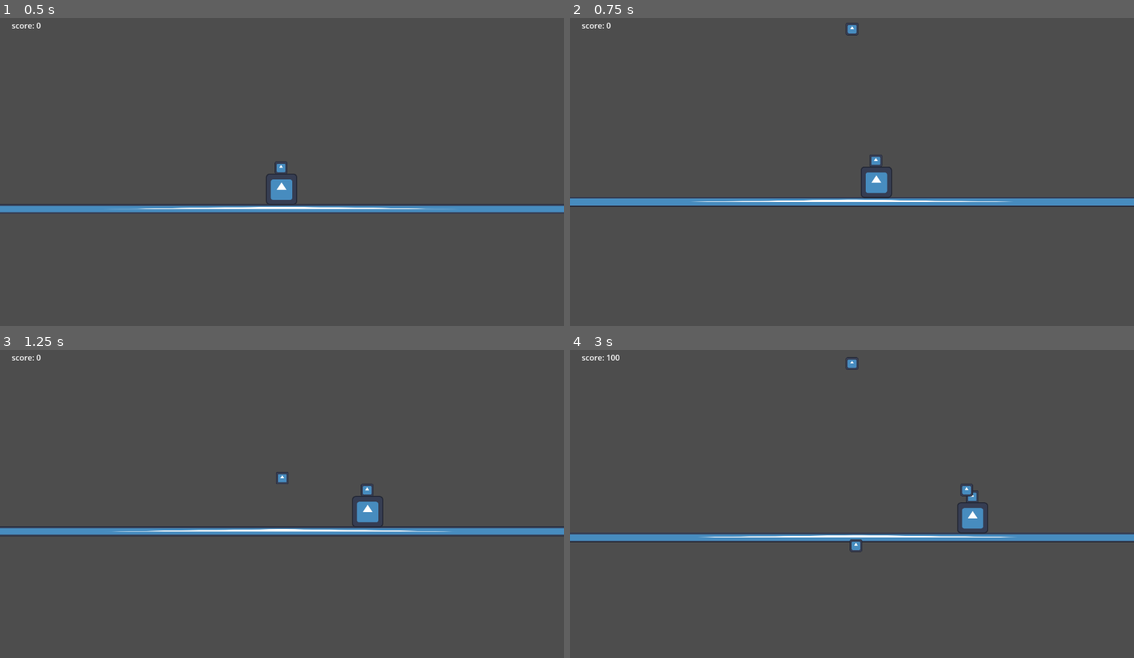
Above: before the commit, frames 1-4 (two rows, left to right).
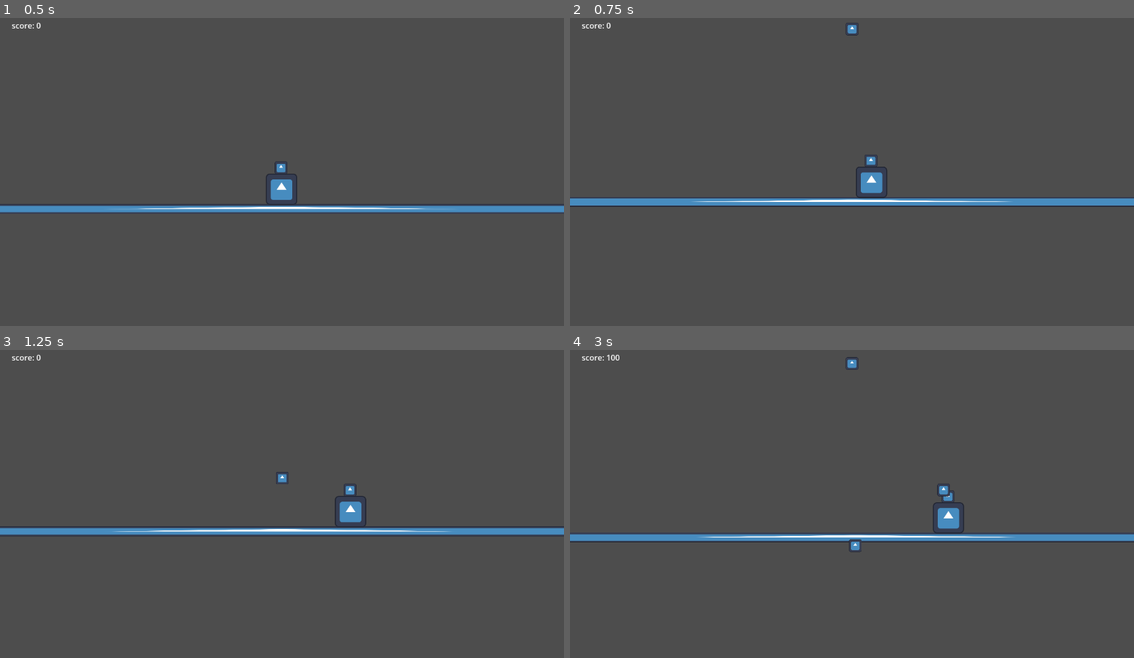
Above: after the commit, the same moments.

Repository: Nemo115/capybara_game
Game: Godot game, scene res://scenes/rigidbody_test_scene.tscn
The game is run twice, just before and just after one commit, with the same random seed, the same clock (stepped at 60 frames per second) and the same inputs. The project has no main scene, so this scene is started directly. The engine's default icon, where the game draws it, is replaced by a stand-in: a white triangle on a blue panel in a dark square.
Inputs:
- Up to frame 1 (0.5 s): no input
- Up to frame 2 (0.75 s): hold D (right) from 0.53 s (still down); tap Space (spawn) at 0.6 s
- Up to frame 3 (1.25 s): keep holding D (right)
- Up to frame 4 (3 s): release D (right) at 1.28 s; hold A (left) 1.28-2.03 s; tap Space (spawn) at 1.35, 2.1, 2.85 s; hold D (right) from 2.03 s (still down)

Frame 1 is identical in both runs. In frame 2, 0.3% of the frame differs, in the area x 50-58%, y 44-59%; in frame 3, 0.6%; in frame 4, 0.9%, in the area x 49-75%, y 43-66%.

Commit message:
polished the player movement

Diff:
--- a/scenes/capybara.tscn
+++ b/scenes/capybara.tscn
@@ -9,7 +9,6 @@
 [node name="capybara" type="CharacterBody2D"]
 motion_mode = 1
 script = ExtResource("1_kmshi")
-move_speed = 500.0
 
 [node name="Sprite2D" type="Sprite2D" parent="."]
 scale = Vector2(0.5, 0.5)
--- a/scenes/rigidbody_test_scene.tscn
+++ b/scenes/rigidbody_test_scene.tscn
@@ -90,7 +90,6 @@
 
 [node name="capybara" parent="." instance=ExtResource("6_t28de")]
 position = Vector2(565, 604)
-move_speed = 250.0
 
 [node name="tower" parent="capybara" node_paths=PackedStringArray("obj_tower") instance=ExtResource("5_fs2ga")]
 position = Vector2(-566, -615)
--- a/scripts/Globals.gd
+++ b/scripts/Globals.gd
@@ -2,6 +2,8 @@
 '''
 All Global variables are put here
 '''
+
+signal game_over
 
 var spawner: Spawner
 var tower: Tower
--- a/scripts/capybara.gd
+++ b/scripts/capybara.gd
@@ -1,15 +1,18 @@
 extends CharacterBody2D
 class_name Capybara
 
-@export var move_speed: float = 300
-
+@export var move_speed: float = 200
+@export var friction: float = 2.5
 
 func _ready() -> void:
 	pass
 
 func _physics_process(delta: float) -> void:
 	##Movement Controls
-	var input_direction = Input.get_axis("left", "right")
-	velocity = transform.x * input_direction * move_speed
+	var direction = Input.get_axis("left", "right")
+	if direction:
+		velocity = transform.x * direction * move_speed
+	else:
+		velocity.x = lerp(velocity.x, direction * move_speed, delta * friction)
 
 	move_and_slide()
--- a/scripts/falling_obj.gd
+++ b/scripts/falling_obj.gd
@@ -15,9 +15,12 @@
 		position.y += fall_speed * delta * 9.8
 
 func _on_area_entered(area: Area2D) -> void:
-	print("area detected")
 	if area is Falling_OBJ:
 		if area.in_tower and area == Globals.tower.get_highest_obj():
 			#add to tower
 			falling = false
 			Globals.tower.add_obj(self)
+		elif area.in_tower and area != Globals.tower.get_highest_obj():
+			##Player toppled the tower
+			print("Game Over")
+			Globals.game_over.emit()
--- a/scripts/game_tree.gd
+++ b/scripts/game_tree.gd
@@ -3,3 +3,10 @@
 
 func _enter_tree() -> void:
 	Globals.game_tree = self
+
+func tower_toppled():
+	#Drop the tower
+	#Shake Camera
+	#Tween Chromatic Aberration
+	#Slowmotion
+	pass
